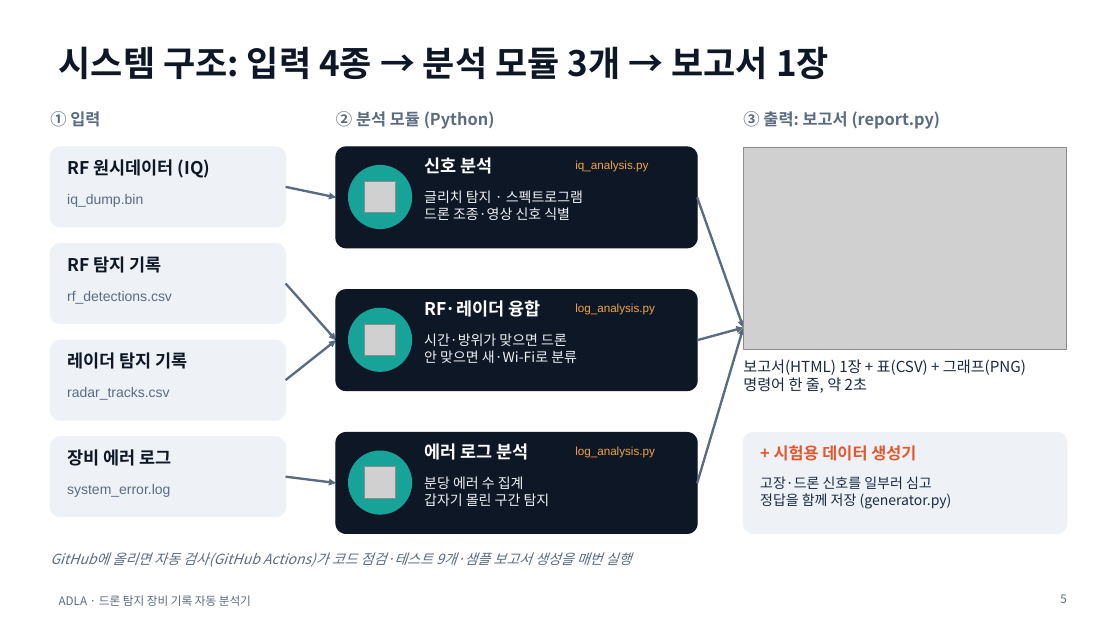
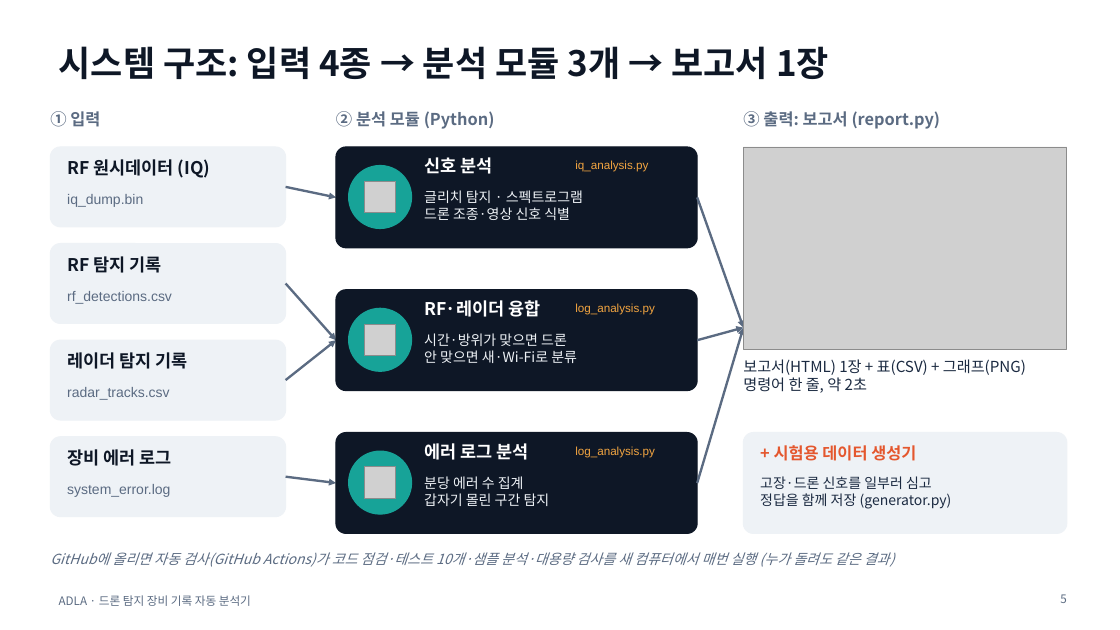
Before and after one commit to taeseokyoon/antidrone-log-analyzer, a slide deck: slide 5 of docs/ADLA_presentation.pptx. Drawn at 1120x630 pixels with LibreOffice and Linux fonts; fonts in the diff are those of the drawing; grey boxes stand for pictures. Boxes give left, top, right and bottom in pixels: in the first picture for what was removed or moved away, otherwise in the second. Text is boxed around its words. In the diff, an @@ line names an element or a change of style, - is before the commit and + after.

```diff
--- a/docs/ADLA_presentation.pptx
+++ b/docs/ADLA_presentation.pptx
@@ text at box(50, 552, 895, 567): text changed @@
-GitHub에 올리면 자동 검사(GitHub Actions)가 코드 점검·테스트 9개·샘플 보고서 생성을 매번 실행
+GitHub에 올리면 자동 검사(GitHub Actions)가 코드 점검·테스트 10개·샘플 분석·대용량 검사를 새 컴퓨터에서 매번 실행 (누가 돌려도 같은 결과)
```
Also in this commit, not shown: 1 other slide changed, 2 other files.
